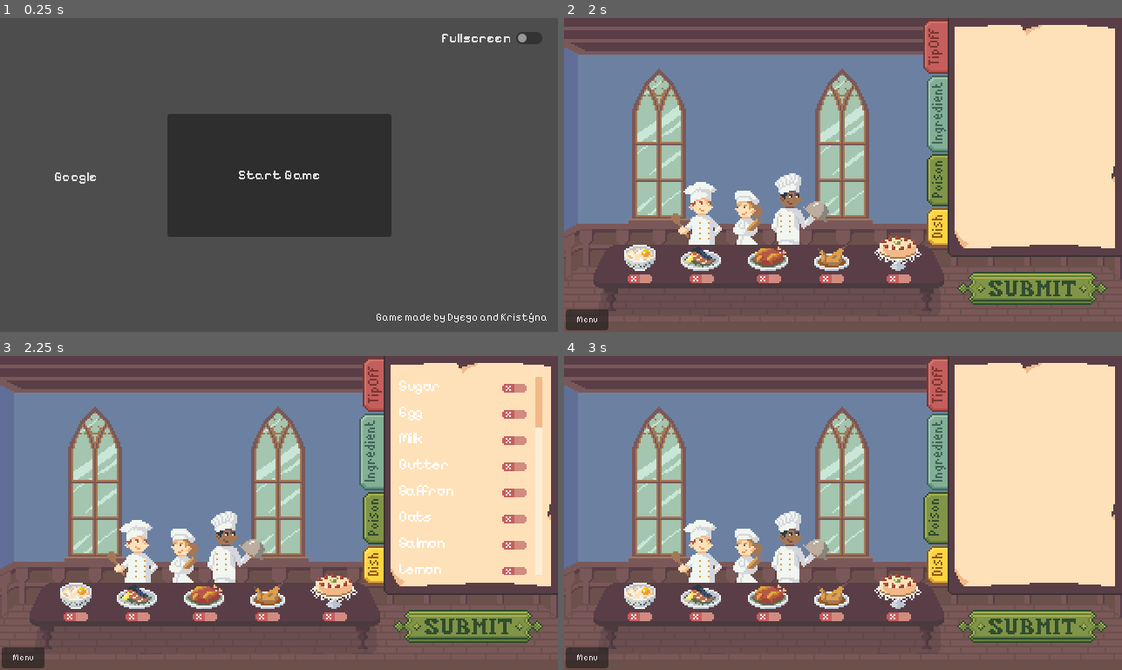
Above: before the commit, frames 1-4 (two rows, left to right).
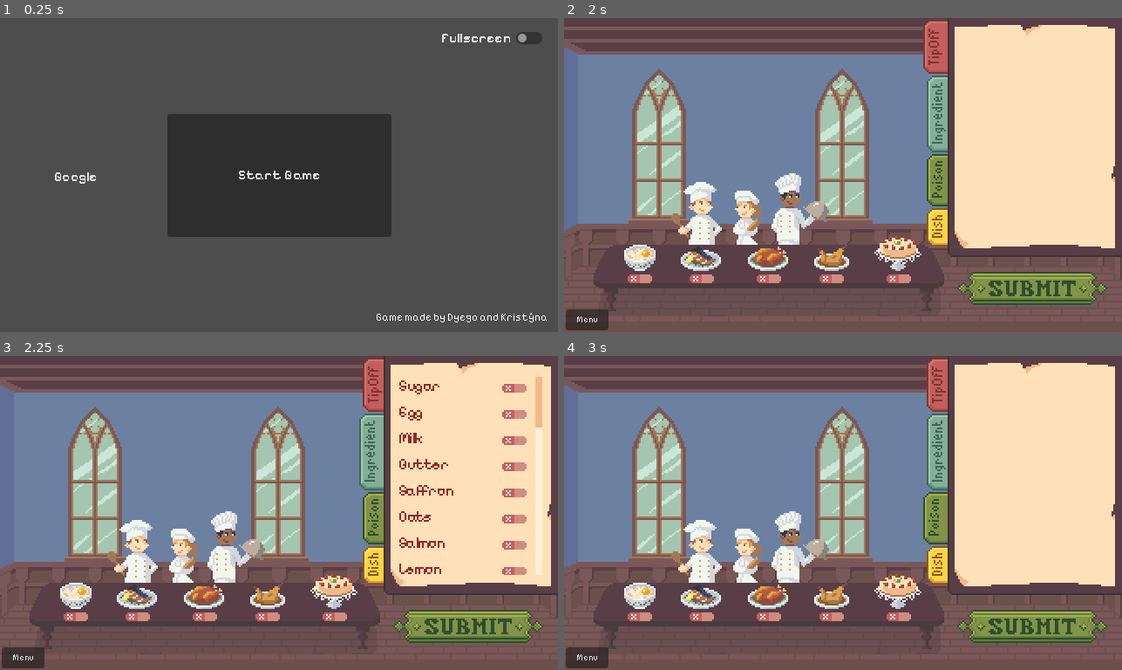
Above: after the commit, the same moments.

Repository: krstnvz/brackeys-gamejam
Game: Godot game, scene res://scenes/game/root.tscn
Same seed, same stepped clock (60 frames per second), same inputs: the game is played once before the commit and once after it.
Inputs (mouse positions are in pixels of both pictures, inside the frame that each line leads up to):
- Up to frame 1 (0.25 s): no input
- Up to frame 2 (2 s): click "Start Game" at 0.5 s; click (1105, 46) at 1.25 s
- Up to frame 3 (2.25 s): click (368, 450) at 2 s
- Up to frame 4 (3 s): click (932, 516) at 2.75 s

Frames 1-2 are identical in both runs. In frame 3, 0.7% of the frame differs, in the area x 71-82%, y 7-70%; in frame 4, nothing differs.

Commit message:
fix: the menu was not opening from different tabs

Diff:
--- a/scenes/components/IngredientButton.tscn
+++ b/scenes/components/IngredientButton.tscn
@@ -15,6 +15,7 @@
 offset_right = 20.0
 offset_bottom = 11.0
 size_flags_horizontal = 3
+theme_override_colors/font_color = Color(0.59, 0.15339999, 0.15339999, 1)
 theme_override_font_sizes/font_size = 8
 text = "name"
 text_direction = 1
--- a/scripts/side_menu.gd
+++ b/scripts/side_menu.gd
@@ -35,6 +35,7 @@
 	run_animation(target_position, 0.25)
 
 func close_menu():
+	selected_tab = Tab.NONE
 	is_menu_open = false
 	var target_position = self.position.x + (self.size.x * self.scale.x)
 	run_animation(target_position, 0.2)
@@ -55,8 +56,9 @@
 	if selected_tab == Tab.NONE || selected_tab == tab:
 		toggle_menu()
 
-	selected_tab = tab
-	update_buttons_toggle_state(selected_tab)
+	if is_menu_open == true:
+		selected_tab = tab
+		update_buttons_toggle_state(selected_tab)
 
 func _on_tip_off_button_button_up() -> void:
 	trigger_tab(Tab.TIP_OFF)
